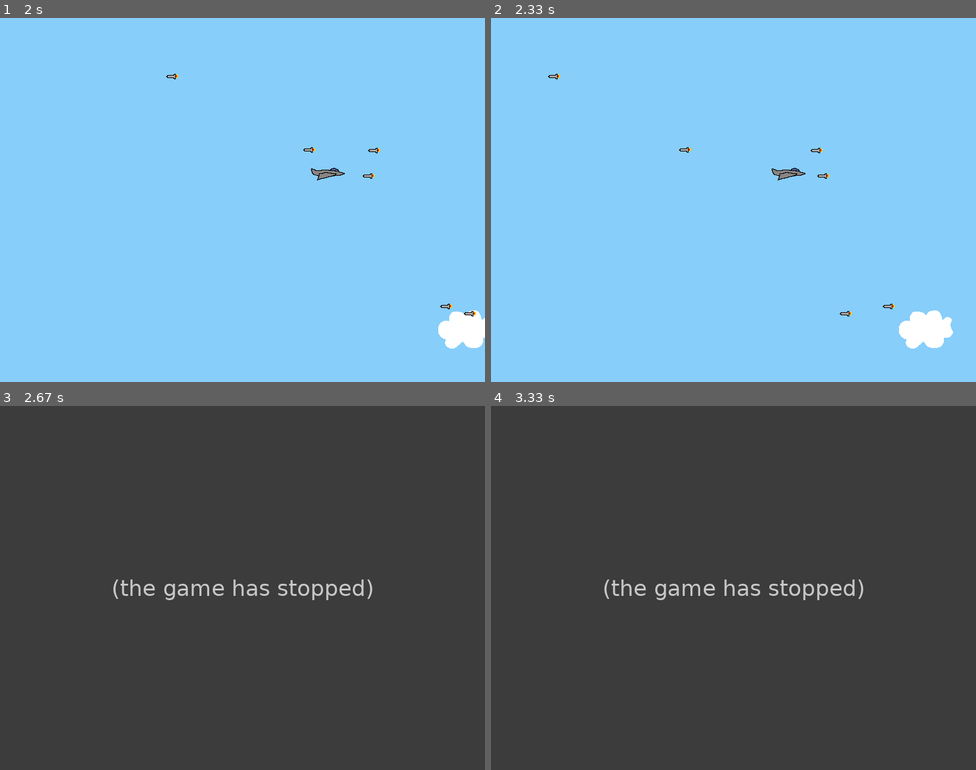
Above: before the commit, frames 1-4 (two rows, left to right).
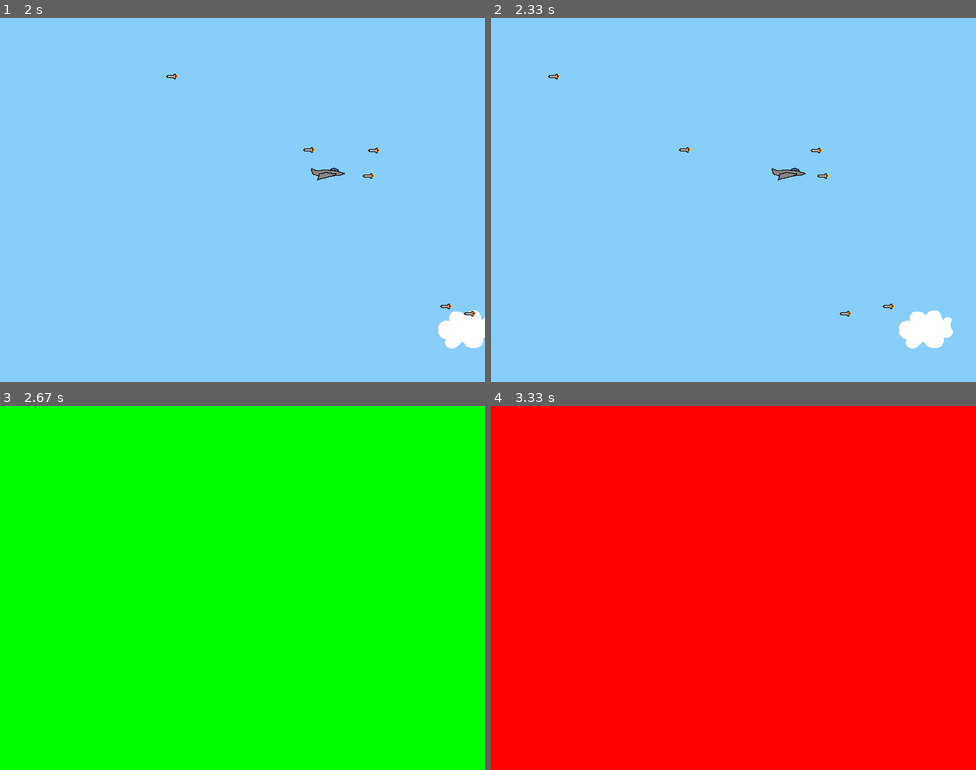
Above: after the commit, the same moments.

Repository: MrClemBETA/pygame_tutorial
Game: pygame game, started from main.py
Same seed, same stepped clock (60 frames per second), same inputs: the game is played once before the commit and once after it.
Inputs:
- Up to frame 1 (2 s): tap L at 0.33 s; hold Right 0.67-1.13 s; hold Up 1.17-1.47 s; hold Right 1.5-1.97 s
- Up to frame 2 (2.33 s): hold Left from 2 s (still down)
- Up to frame 3 (2.67 s): release Left at 2.53 s; hold Down from 2.57 s (still down)
- Up to frame 4 (3.33 s): release Down at 2.87 s; hold R 2.9-3.3 s; hold Left 2.9-3.3 s

Frames 1-2 are identical in both runs. In frame 3, 100% of the frame differs, in the area x 0-100%, y 0-100%; in frame 4, 100%.
Before the commit the program exited at 2.6 s; later frames show no game.

Commit message:
Added an outro scene with the ability to restart the game.

Diff:
--- a/game.py
+++ b/game.py
@@ -12,7 +12,7 @@
         # Load and play background music
         # Sound source: http://ccmixter.org/files/Apoxode/59262
         # License: https://creativecommons.org/licenses/by/3.0/
-        pygame.mixer.music.load("Apoxode_-_Electric_1.mp3")
+        pygame.mixer.music.load("sounds/Apoxode_-_Electric_1.mp3")
         pygame.mixer.music.play(loops=-1)
 
         # Create the clock for the frame rate
@@ -44,6 +44,14 @@
                 self.scene = scenes.Level()
                 return
 
+            if event.type == utility.OUTROSCENE:
+                self.scene = scenes.Outro()
+                return
+
+            if event.type == utility.INTROSCENE:
+                self.scene = scenes.Intro()
+                return
+
             # Execute the scene's event checker
             self.scene.check_event(event)
 
@@ -51,8 +59,7 @@
         pressed_keys = pygame.key.get_pressed()
 
         # Execute the scene's update function
-        if self.scene.update(pressed_keys) == False:
-            self.running = False
+        self.scene.update(pressed_keys)
 
         # Flip the display
         pygame.display.flip()
--- a/scenes/__init__.py
+++ b/scenes/__init__.py
@@ -1,3 +1,4 @@
 from .scene import Scene
 from .intro import Intro
 from .level import Level
+from .outro import Outro
--- a/scenes/level.py
+++ b/scenes/level.py
@@ -44,7 +44,7 @@
         # Detect Collisions
         if pygame.sprite.spritecollideany(self.player, self.enemies):
             self.player.kill()
-            return False
+            pygame.event.post(pygame.event.Event(utility.OUTROSCENE))
 
 
     def check_event(self, event):
--- /dev/null
+++ b/scenes/outro.py
@@ -0,0 +1,14 @@
+import pygame, utility
+from .scene import Scene
+from pygame.locals import (KEYDOWN, K_r)
+
+class Outro(Scene):
+
+    def __init__(self):
+        super().__init__()
+        Scene.screen.fill("green")
+
+    def check_event(self, event):
+        if event.type == KEYDOWN:
+            if event.key == K_r:
+                pygame.event.post(pygame.event.Event(utility.INTROSCENE))
--- a/sprites/cloud.py
+++ b/sprites/cloud.py
@@ -7,7 +7,7 @@
 class Cloud(pygame.sprite.Sprite):
     def __init__(self):
         super(Cloud, self).__init__()
-        self.surf = pygame.image.load("cloud.png").convert()
+        self.surf = pygame.image.load("imgs/cloud.png").convert()
         self.surf.set_colorkey((0, 0, 0), RLEACCEL)
         # The starting position is randomly generated
         self.rect = self.surf.get_rect(
--- a/sprites/enemy.py
+++ b/sprites/enemy.py
@@ -7,7 +7,7 @@
 class Enemy(pygame.sprite.Sprite):
     def __init__(self):
         super(Enemy, self).__init__()
-        self.surf = pygame.image.load("missile.png").convert()
+        self.surf = pygame.image.load("imgs/missile.png").convert()
         self.surf.set_colorkey((255, 255, 255), RLEACCEL)
         self.rect = self.surf.get_rect(
             center=(
--- a/sprites/player.py
+++ b/sprites/player.py
@@ -3,16 +3,16 @@
 from pygame.locals import (RLEACCEL, K_UP, K_DOWN, K_LEFT, K_RIGHT)
 
 pygame.mixer.init()
-move_up_sound = pygame.mixer.Sound("Rising_putter.ogg")
-move_down_sound = pygame.mixer.Sound("Falling_putter.ogg")
-collision_sound = pygame.mixer.Sound("Collision.ogg")
+move_up_sound = pygame.mixer.Sound("sounds/Rising_putter.ogg")
+move_down_sound = pygame.mixer.Sound("sounds/Falling_putter.ogg")
+collision_sound = pygame.mixer.Sound("sounds/Collision.ogg")
 
 # Define a Player object by extending pygame.sprite.Sprite
 # The surface drawn on the screen is now an attribute of 'player'
 class Player(pygame.sprite.Sprite):
     def __init__(self):
         super(Player, self).__init__()
-        self.surf = pygame.image.load("jet.png").convert()
+        self.surf = pygame.image.load("imgs/jet.png").convert()
         self.surf.set_colorkey((255, 255, 255), RLEACCEL)
         self.rect = self.surf.get_rect(
             center=(SCREEN_WIDTH / 2, SCREEN_HEIGHT/2)
--- a/utility.py
+++ b/utility.py
@@ -8,3 +8,5 @@
 ADDENEMY = pygame.USEREVENT + 1
 ADDCLOUD = pygame.USEREVENT + 2
 LEVELSCENE = pygame.USEREVENT + 3
+OUTROSCENE = pygame.USEREVENT + 4
+INTROSCENE = pygame.USEREVENT + 5
Renamed: cloud.png -> imgs/cloud.png
Renamed: jet.png -> imgs/jet.png
Renamed: missile.png -> imgs/missile.png
Not shown, added: sounds/Apoxode_-_Electric_1.mp3
Not shown, added: sounds/Collision.ogg
Not shown, added: sounds/Falling_putter.ogg
Not shown, added: sounds/Rising_putter.ogg
